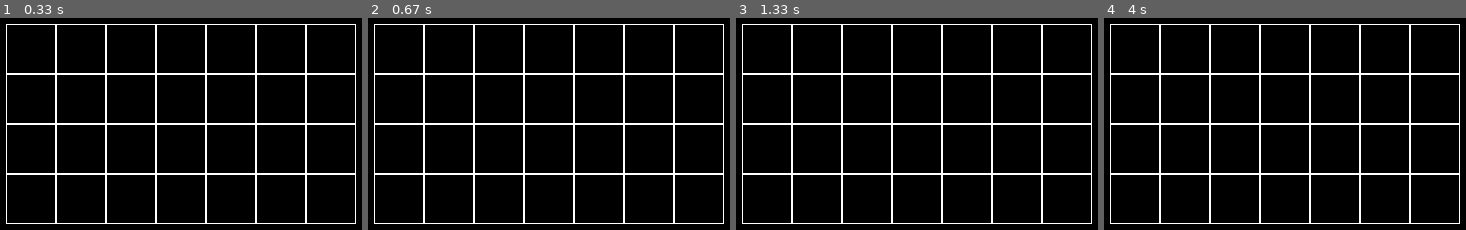
Above: before the commit, frames 1-4 (left to right).
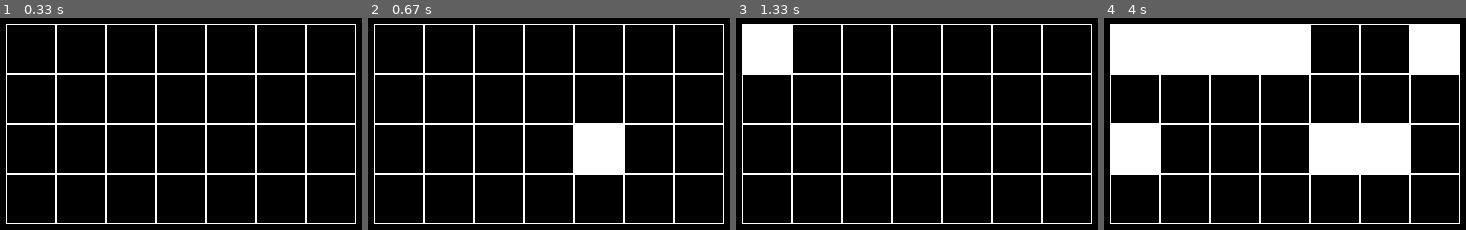
Above: after the commit, the same moments.

Repository: anatolyev/PG15
Game: pygame game, started from 1212_PyGame3/main.py
Same seed, same stepped clock (60 frames per second), same inputs: the game is played once before the commit and once after it.
Inputs (mouse positions are in pixels of both pictures, inside the frame that each line leads up to):
- Up to frame 1 (0.33 s): no input
- Up to frame 2 (0.67 s): click (574, 124) at 0.38 s
- Up to frame 3 (1.33 s): click (945, 149) at 0.72 s; click (757, 64) at 1.05 s
- Up to frame 4 (4 s): click (1379, 160) at 1.38 s; click (1169, 45) at 1.72 s; click (1317, 166) at 2.05 s; click (1288, 56) at 2.38 s; click (1223, 41) at 2.72 s; click (1114, 162) at 3.55 s; click (1437, 54) at 3.88 s

Frame 1 is identical in both runs. In frame 2, 3.0% of the frame differs, in the area x 57-71%, y 50-74%; in frame 3, 3.0%; in frame 4, 24%, in the area x 1-99%, y 3-74%.

Commit message:
Черное в белое и наоборот

Diff:
--- a/1212_PyGame3/main.py
+++ b/1212_PyGame3/main.py
@@ -4,7 +4,7 @@
     def __init__(self, width, height):
         self.width = width
         self.height = height
-        self.board = [[0] * width for _ in range(height)]
+        self.board = [[1] * width for _ in range(height)]
         self.left = 10
         self.top = 10
         self.cell_size = 30
@@ -15,16 +15,19 @@
         self.cell_size = cell_size
 
     def render(self, screen):
+        self.screen = screen
         for x in range(self.width):
             for y in range(self.height):
                 pygame.draw.rect(screen, pygame.Color("white"), (
                                  x * self.cell_size + self.left,
                                  y * self.cell_size + self.top,
-                                 self.cell_size, self.cell_size), 1)
+                                 self.cell_size, self.cell_size),
+                                 self.board[y][x])
 
     def get_click(self, mouse_pos):
         cell = self.get_cell(mouse_pos)
-        self.on_click(cell)
+        if cell:
+            self.on_click(cell)
 
     def get_cell(self, mouse_pos):
         x = (mouse_pos[0] - self.left) // self.cell_size
@@ -34,6 +37,9 @@
 
     def on_click(self, cell):
         print(f"Была выбрана ячейка {cell}")
+        x, y = cell
+        self.board[y][x] = int(not self.board[y][x])
+        self.render(self.screen)
 
 def main():
     # pygame setup
